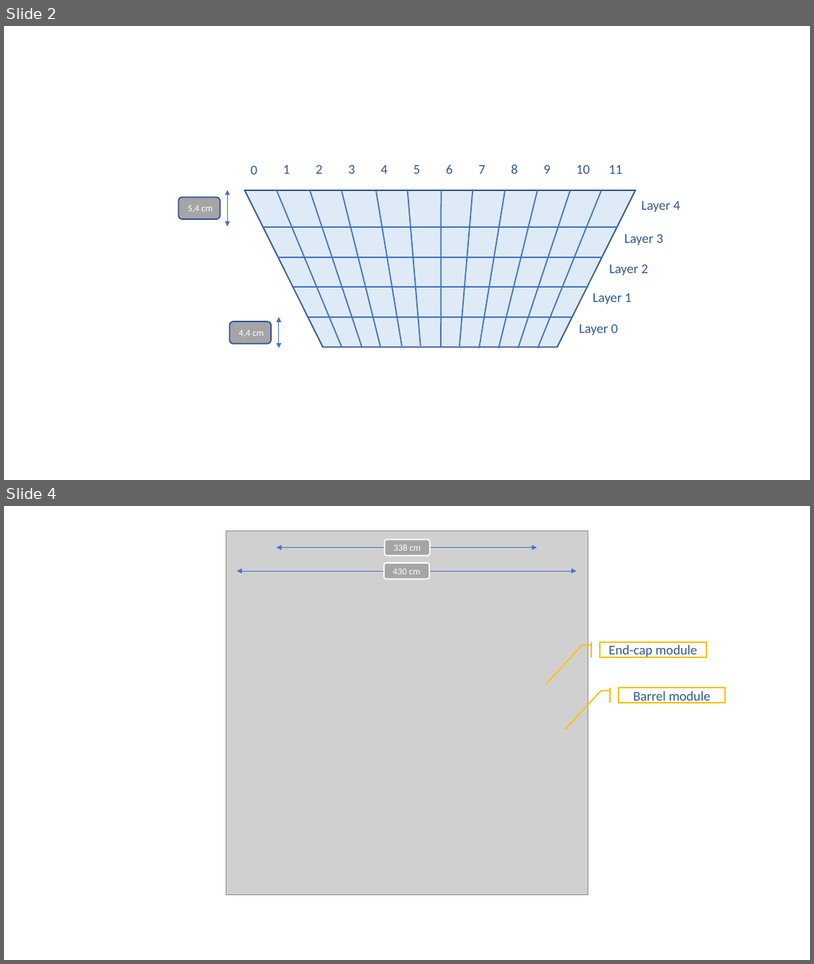
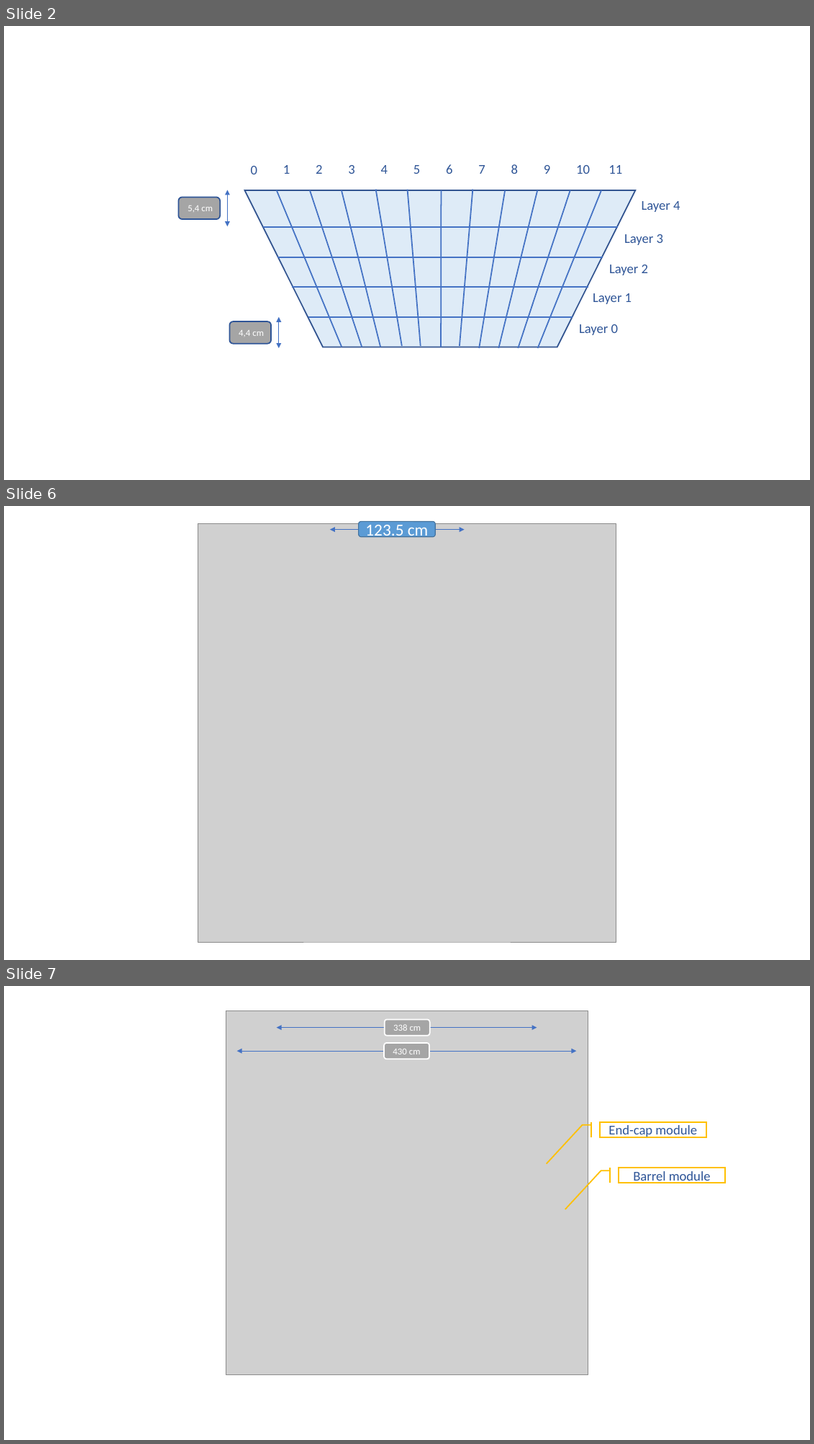
Before and after one commit to Trenchcoat95/thesys2019, a slide deck: Immagini.pptx. Shown one above the other, each under a label of ours: slides 2 and 4 before the commit, slides 2, 6 and 7 after it; the slides between them are not shown. The pictures are 814x964 and 814x1444 pixels, drawn with LibreOffice and Linux fonts; fonts in the diff are those of the drawing; grey boxes stand for pictures. Boxes give left, top, right and bottom in pixels: in the first picture for what was removed or moved away, otherwise in the second. Text is boxed around its words. In the diff, an @@ line names an element or a change of style, - is before the commit and + after.

```diff
--- a/Immagini.pptx
+++ b/Immagini.pptx
@@ slide 6 added at <box>4,506,810,960</box>, background #FFFFFF @@
@@ picture added at <box>198,524,616,942</box> @@
@@ rounded rectangle added at <box>358,522,435,537</box>, fill #5B9BD5, outline #43739E 1 pt, 20 pt, text #FFFFFF @@
+123.5 cm
@@ double arrow added from (330, 530) to (464, 530), #4472C4 0.75 pt @@
@@ what was slide 4 is now slide 7 @@
```
Also in this commit, not shown: 3 other slides added, 1 slide removed, 48 other files.
